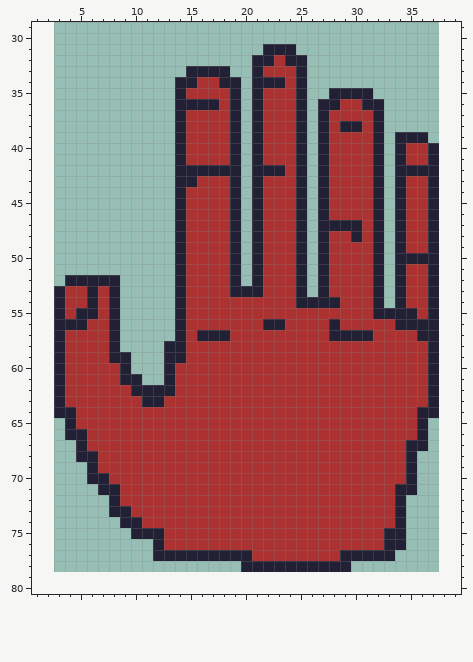
A sprite sheet gets an edit: assets/player_hand.png. The picture above is the old version.
The file is 35x79 pixels. Shown: x 1..39, y 29..80. The old version is drawn lined up with the new one, on the new canvas.
The same view after the edit:
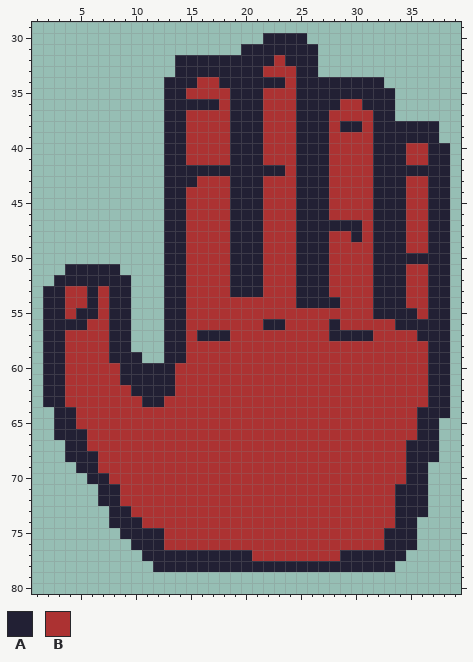
Palette (. is transparent): A #222034  B #ac3232
Author's note on the commit: adjust player/opponent hand textures
What changed:
canvas 35x79 -> 41x81, the old top-left corner now at 3,0
Colour A now appears in row 30 at x 22 to 25; in row 31 at x 20 to 21 and 25 to 26; in row 32 at x 14 to 20 and 26; in row 33 at x 14, 19 to 20 and 26; in row 34 at x 13, 20 and 26 to 32; in row 35 at x 13, 20, 26 to 27 and 32 to 33.
Colour A now appears in rows 36 to 37 at x 13, 20, 26 and 33; in row 38 at x 13, 20, 26 and 33 to 37; in row 39 at x 13, 20, 26, 33 and 37; in rows 40 to 50 at x 13, 20, 26, 33 and 38; in row 51 at x 4 to 8, 13, 20, 26, 33 and 38; in row 52 at x 3, 9, 13, 20, 26, 33 and 38.
Colour A now appears in row 53 at x 2, 9, 13, 26, 33 and 38; in row 54 at x 2, 9, 13, 33 and 38; in rows 55 to 57 at x 2, 9, 13 and 38; in row 58 at x 2, 9 and 38; in row 59 at x 2, 10 and 38; in row 60 at x 2, 10 to 12 and 38.
Colour A now appears in row 61 at x 2, 11 to 12 and 38; in rows 62 to 63 at x 2 and 38; in row 64 at x 38; in rows 65 to 66 at x 3 and 37; in row 67 at x 4 and 37; in row 68 at x 4 and 36 to 37.
Colour A now appears in row 69 at x 5 and 36; in rows 70 to 71 at x 36; in row 72 at x 7 and 35 to 36; in row 73 at x 35 to 36; in row 74 at x 8 and 35; in row 75 at x 9 and 35.
Colour A now appears in row 76 at x 10 to 11 and 35; in row 77 at x 11 and 34; in row 78 at x 12 to 19 and 30 to 33.
Boxes around the changes in both pictures, in picture pixels (x1, y1, x2, y2):
added: (43, 33, 450, 572)
